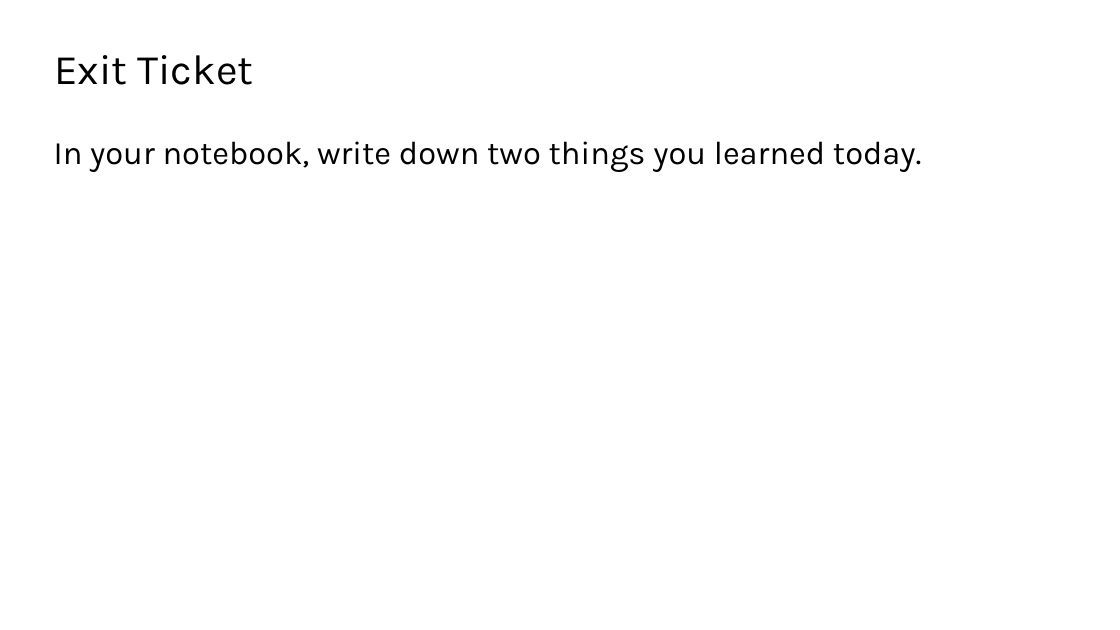
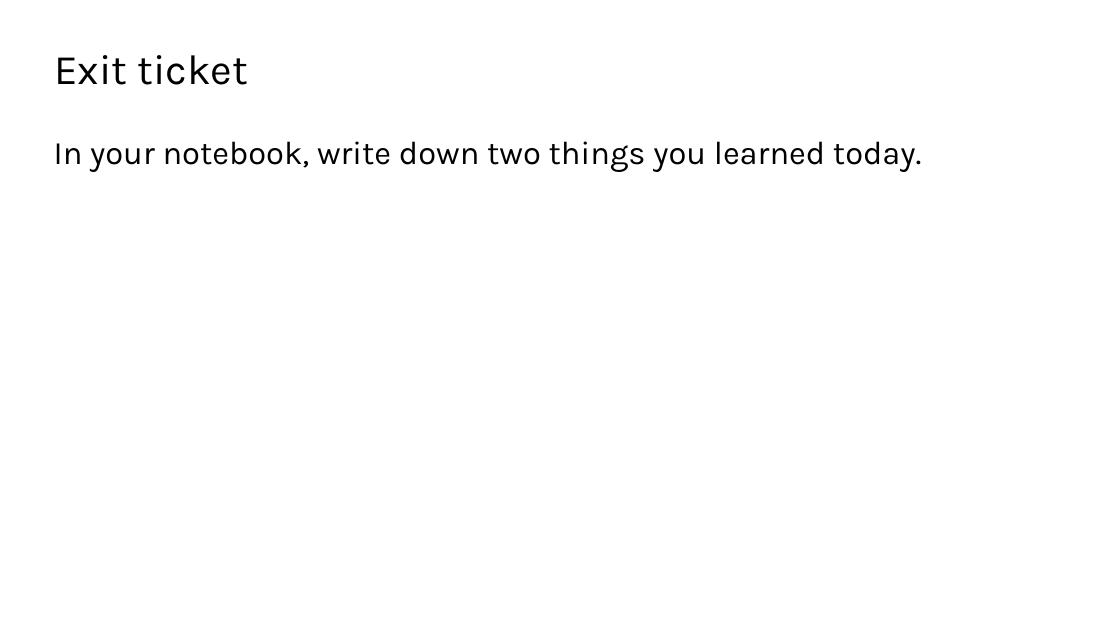
Before and after one commit to TEALSK12/2nd-semester-introduction-to-computer-science, a slide deck: slide 12 of units/2_unit/slidedecks/Intro Python 2.03 TEALS.pptx. Drawn at 1120x630 pixels with LibreOffice and Linux fonts; fonts in the diff are those of the drawing; background and template pictures are left out. Boxes give left, top, right and bottom in pixels: in the first picture for what was removed or moved away, otherwise in the second. Text is boxed around its words. In the diff, an @@ line names an element or a change of style, - is before the commit and + after.

```diff
--- a/units/2_unit/slidedecks/Intro Python 2.03 TEALS.pptx
+++ b/units/2_unit/slidedecks/Intro Python 2.03 TEALS.pptx
@@ title at [54,55,248,85]: text changed @@
-Exit Ticket
+Exit ticket
```
Also in this commit, not shown: 5 other slides changed.
